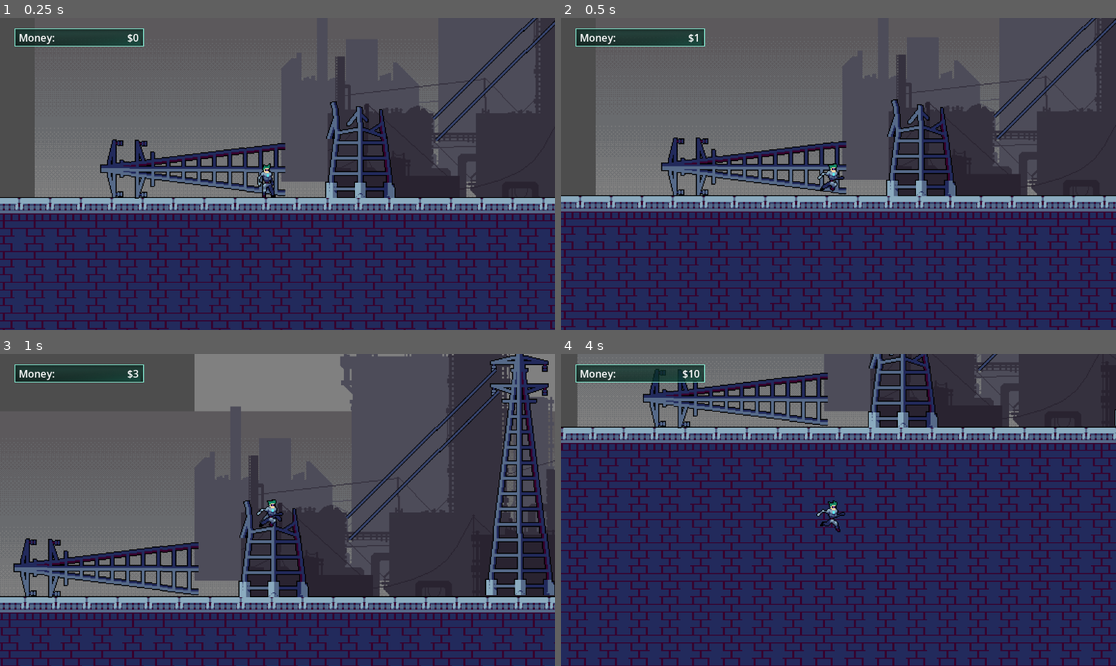
Above: before the commit, frames 1-4 (two rows, left to right).
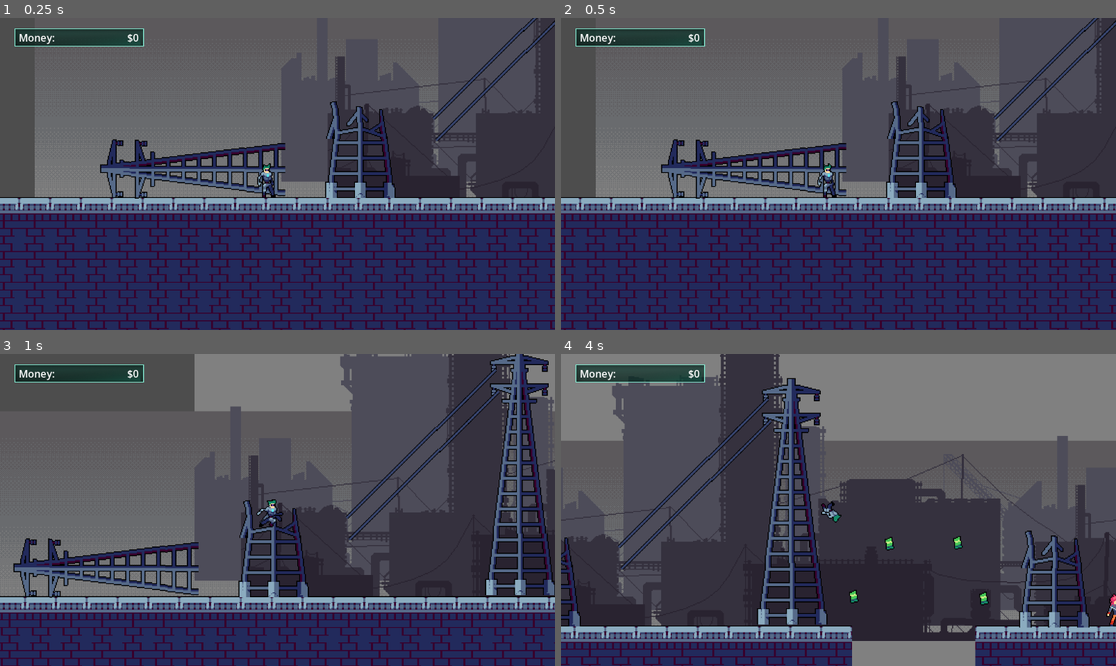
Above: after the commit, the same moments.

Repository: sivakumartanay-tech/Polluted-Skies
Game: Godot game, scene res://level_0.tscn
The game is run twice, just before and just after one commit, with the same random seed, the same clock (stepped at 60 frames per second) and the same inputs.
Inputs (mouse positions are in pixels of both pictures, inside the frame that each line leads up to):
- Up to frame 1 (0.25 s): no input
- Up to frame 2 (0.5 s): no input
- Up to frame 3 (1 s): move the mouse to (399, 494) at 0.52 s; hold D (Right) from 0.53 s (still down); tap E (Attack) at 0.6 s; tap W (Jump) at 0.77 s
- Up to frame 4 (4 s): move the mouse to (727, 525) at 1.27 s; tap E (Attack) every 0.75 s from 1.35 to 3.6 s; tap W (Jump) at 1.52, 3.02, 3.77 s; move the mouse to (894, 441) at 2.02 s; release D (Right) at 2.03 s; hold A (Left) 2.03-2.78 s; move the mouse to (810, 572) at 2.77 s; hold D (Right) from 2.78 s (still down); move the mouse to (1005, 556) at 3.52 s

Frame 1 is identical in both runs. In frame 2, 16% of the frame differs, in the area x 0-100%, y 0-100%; in frame 3, less than 0.1%; in frame 4, 88%.

Commit message:
Add files via upload

Diff:
--- a/player_1.gd
+++ b/player_1.gd
@@ -45,9 +45,8 @@
 		velocity.x = move_toward(velocity.x, 0, SPEED)
 	if direction < 0:
 		player.flip_h = true
-		hitbox.position.x -= 16
 	else:
-		hitbox.position.x += 16
+
 		player.flip_h = false
 	if not dead:
 		if not is_on_floor() and not jumping:
